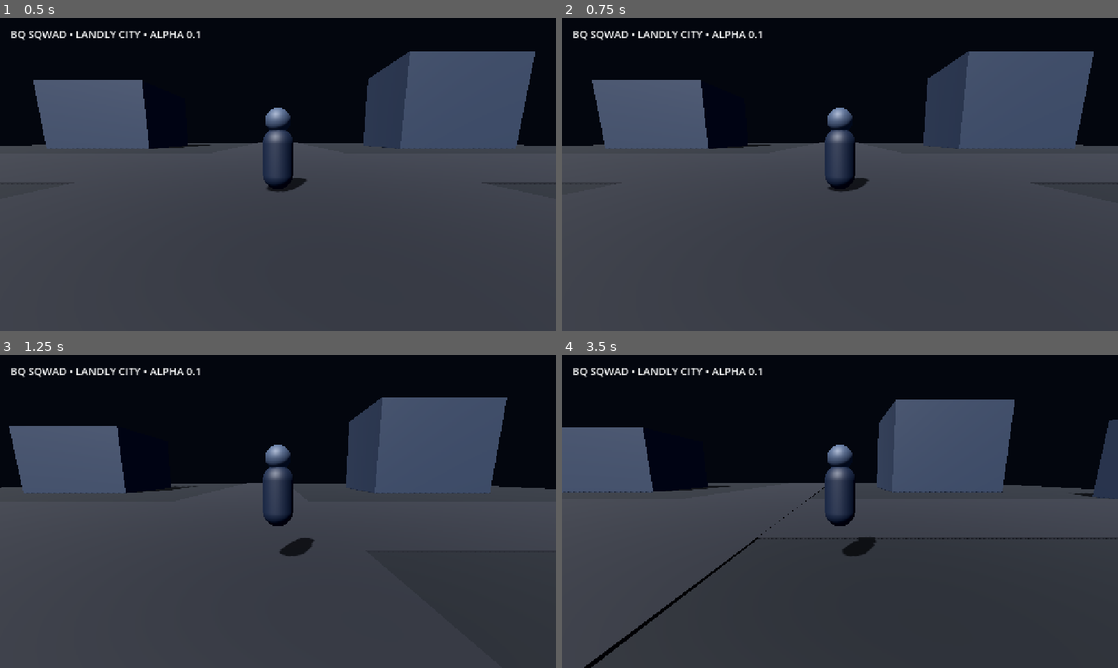
Above: before the commit, frames 1-4 (two rows, left to right).
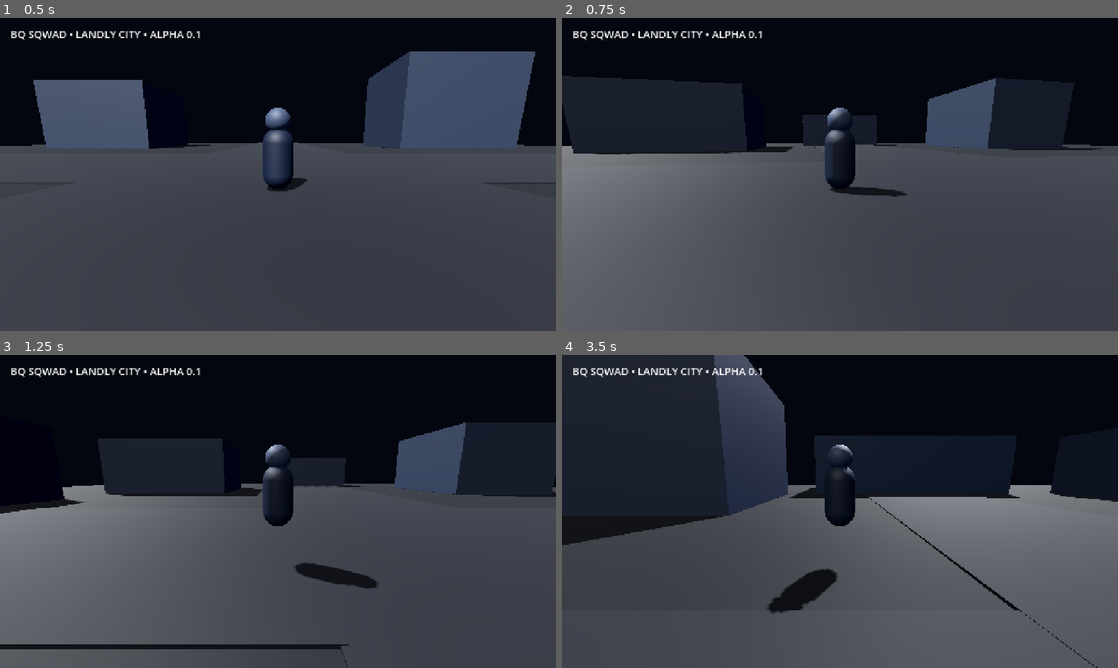
Above: after the commit, the same moments.

Repository: Bqsqwadtechnologies/Bq-sqwad-game-
Game: Godot game, scene res://scenes/main.tscn
Two runs of this game, one before a commit and one after it. Both use one fixed random seed, a clock stepped at 60 frames per second and the inputs below.
Inputs:
- Up to frame 1 (0.5 s): no input
- Up to frame 2 (0.75 s): hold D (move_right) from 0.53 s (still down)
- Up to frame 3 (1.25 s): keep holding D (move_right); tap Space (jump) at 0.77 s
- Up to frame 4 (3.5 s): release D (move_right) at 1.28 s; hold S (move_back) 1.28-2.03 s; tap Space (jump) at 1.52, 3.02 s; hold D (move_right) 2.03-2.78 s; hold W (move_forward) from 2.78 s (still down)

Frame 1 is identical in both runs. In frame 2, 29% of the frame differs, in the area x 0-100%, y 10-100%; in frame 3, 35%; in frame 4, 64%, in the area x 0-100%, y 0-100%.

Commit message:
Fix and complete Ziking prototype controller

Diff:
--- a/scripts/player.gd
+++ b/scripts/player.gd
@@ -4,12 +4,13 @@
 @export var acceleration := 22.0
 @export var gravity := 20.0
 @export var jump_velocity := 7.0
+@export var turn_speed := 10.0
 
 func _physics_process(delta: float) -> void:
     var input_vector := Input.get_vector("move_left", "move_right", "move_forward", "move_back")
     var direction := Vector3(input_vector.x, 0.0, input_vector.y)
 
-    if direction.length() > 1.0:
+    if direction.length_squared() > 1.0:
         direction = direction.normalized()
 
     var target := direction * move_speed
@@ -20,5 +21,11 @@
         velocity.y -= gravity * delta
     elif Input.is_action_just_pressed("jump"):
         velocity.y = jump_velocity
+    else:
+        velocity.y = 0.0
+
+    if direction.length_squared() > 0.01:
+        var target_rotation := atan2(direction.x, direction.z)
+        rotation.y = lerp_angle(rotation.y, target_rotation, turn_speed * delta)
 
     move_and_slide()
